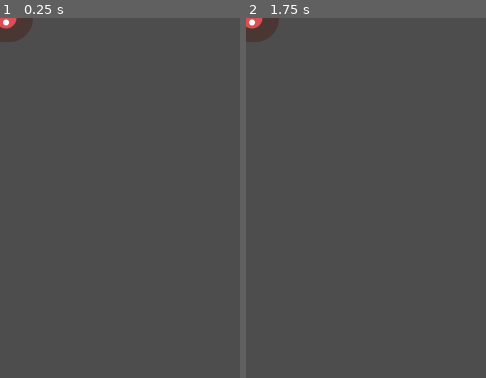
Above: before the commit, frames 1-2 (left to right).
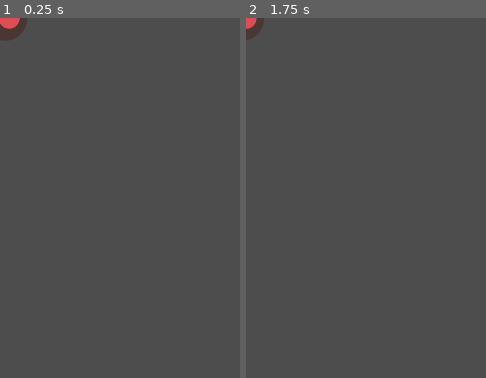
Above: after the commit, the same moments.

Repository: denthan26/GoDotStudy
Game: Godot game, scene res://Mod/mod.tscn
The game is run twice, just before and just after one commit, with the same random seed, the same clock (stepped at 60 frames per second) and the same inputs. The project has no main scene, so this scene is started directly.
Inputs:
- Up to frame 1 (0.25 s): no input
- Up to frame 2 (1.75 s): tap Enter at 0.5 s; hold D (right) 0.53-1.28 s; tap Space at 1.25 s; hold S (down) from 1.28 s (still down)
The pictures show only the part of the screen within x 0-50%, y 0-50%; the shares and areas given below are measured in that part.

The runs differ from the first frame. In frame 1, 0.3% of the frame differs, in the area x 0-14%, y 0-7%; in frame 2, 0.5%.

Commit message:
敌人脚本

Diff:
--- /dev/null
+++ b/第一个2d游戏/Mod/mod.gd
@@ -0,0 +1,21 @@
+extends RigidBody2D
+
+
+# Called when the node enters the scene tree for the first time.
+func _ready():
+	# 获取三个动画中的一个
+	var mob_types = $AnimatedSprite2D.sprite_frames.get_animation_names()
+	$AnimatedSprite2D.play(mob_types[randi() % mob_types.size()])
+	pass # Replace with function body.
+
+
+# Called every frame. 'delta' is the elapsed time since the previous frame.
+func _process(delta):
+	pass
+
+func _on_visible_on_screen_notifier_2d_screen_exited():
+	queue_free()
+
+
+func _on_visible_on_screen_enabler_2d_screen_exited():
+	pass # Replace with function body.
--- a/第一个2d游戏/Mod/mod.tscn
+++ b/第一个2d游戏/Mod/mod.tscn
@@ -1,5 +1,6 @@
-[gd_scene load_steps=9 format=3 uid="uid://bs3xotaqwglie"]
+[gd_scene load_steps=10 format=3 uid="uid://bs3xotaqwglie"]
 
+[ext_resource type="Script" path="res://Mod/mod.gd" id="1_snebh"]
 [ext_resource type="Texture2D" uid="uid://bcg4jdff1k2ny" path="res://art/enemyFlyingAlt_1.png" id="1_vo762"]
 [ext_resource type="Texture2D" uid="uid://ccwrdqktpr21b" path="res://art/enemyFlyingAlt_2.png" id="2_t8eyw"]
 [ext_resource type="Texture2D" uid="uid://b50l7k4c54j6t" path="res://art/enemySwimming_1.png" id="3_80euv"]
@@ -50,6 +51,7 @@
 [node name="Mod" type="RigidBody2D"]
 collision_mask = 0
 gravity_scale = 0.0
+script = ExtResource("1_snebh")
 metadata/_edit_group_ = true
 
 [node name="AnimatedSprite2D" type="AnimatedSprite2D" parent="."]
@@ -62,3 +64,5 @@
 shape = SubResource("CapsuleShape2D_i6rm5")
 
 [node name="VisibleOnScreenEnabler2D" type="VisibleOnScreenEnabler2D" parent="."]
+
+[connection signal="screen_exited" from="VisibleOnScreenEnabler2D" to="." method="_on_visible_on_screen_enabler_2d_screen_exited"]
